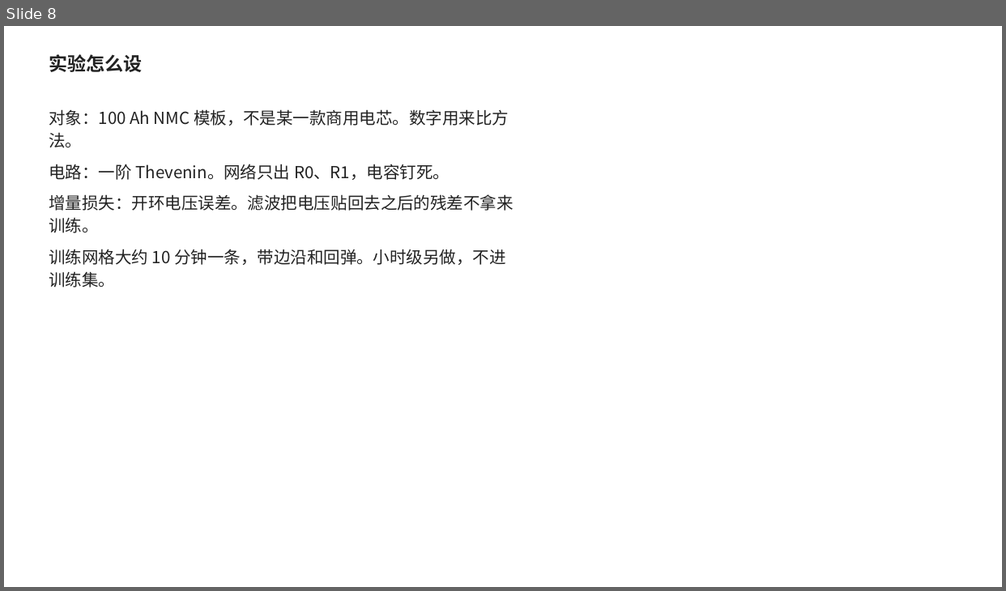
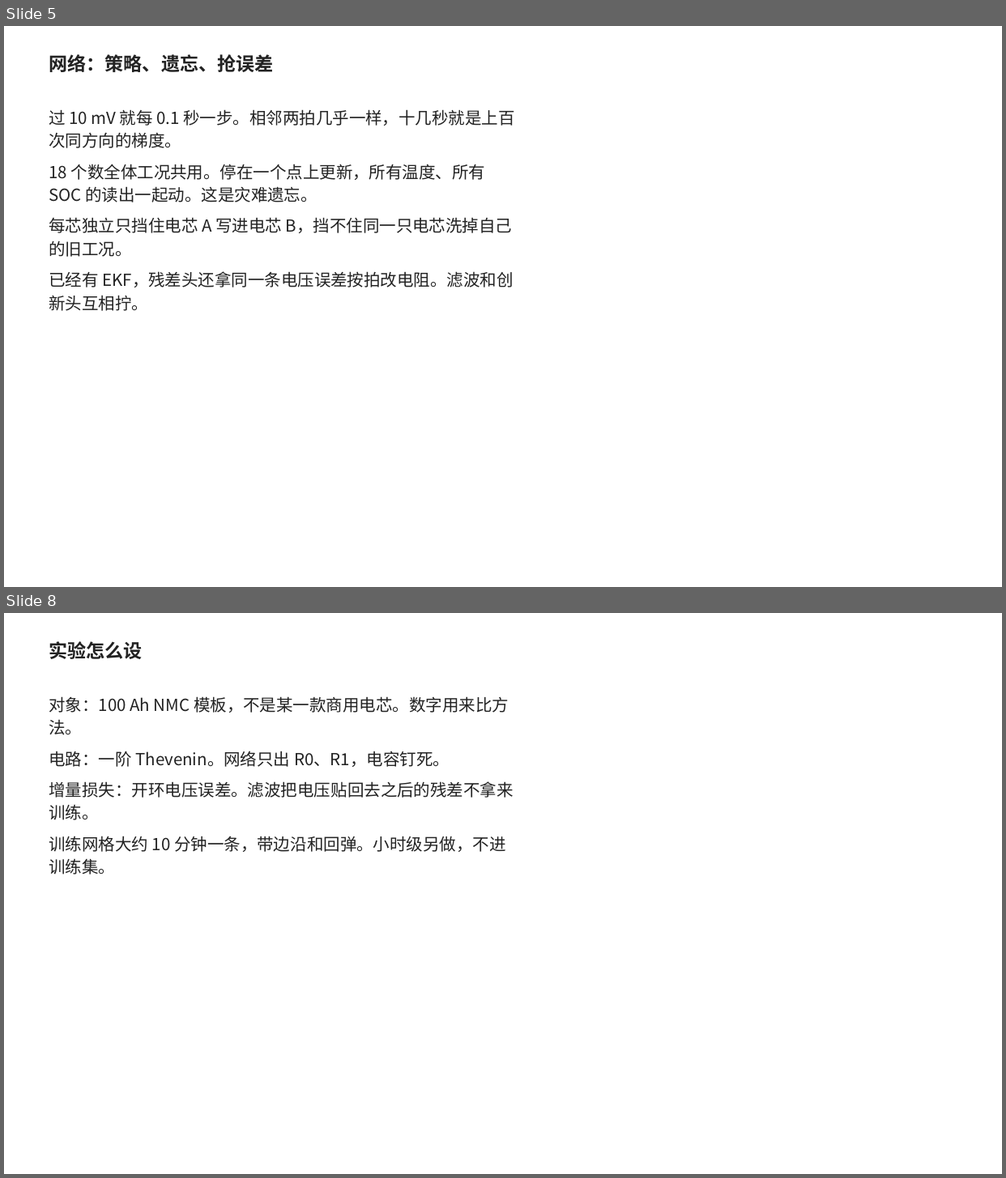
Before and after one commit to ACX-90/BATT, a slide deck: Doc/04-c-第0期实验汇报.pptx. Shown one above the other, each under a label of ours: slide 8 before the commit, slides 5 and 8 after it; the slides between them are not shown. The pictures are 1006x591 and 1006x1178 pixels, drawn with LibreOffice and Linux fonts; fonts in the diff are those of the drawing. Boxes give left, top, right and bottom in pixels: in the first picture for what was removed or moved away, otherwise in the second. Text is boxed around its words. In the diff, an @@ line names an element or a change of style, - is before the commit and + after.

```diff
--- a/Doc/04-c-第0期实验汇报.pptx
+++ b/Doc/04-c-第0期实验汇报.pptx
@@ slide 5 added at <box>4,26,1002,587</box>, background #FFFFFF @@
@@ text added at <box>49,54,273,72</box>, 18 pt, text #222222, bold @@
+网络：策略、遗忘、抢误差
@@ text added at <box>49,109,514,311</box>, 16 pt, text #222222 @@
+过 10 mV 就每 0.1 秒一步。相邻两拍几乎一样，十几秒就是上百次同方向的梯度。
+18 个数全体工况共用。停在一个点上更新，所有温度、所有 SOC 的读出一起动。这是灾难遗忘。
+每芯独立只挡住电芯 A 写进电芯 B，挡不住同一只电芯洗掉自己的旧工况。
+已经有 EKF，残差头还拿同一条电压误差按拍改电阻。滤波和创新头互相拧。
```
Also in this commit, not shown: 8 slides changed, 1 other slide added, 2 slides removed, 17 other files.
